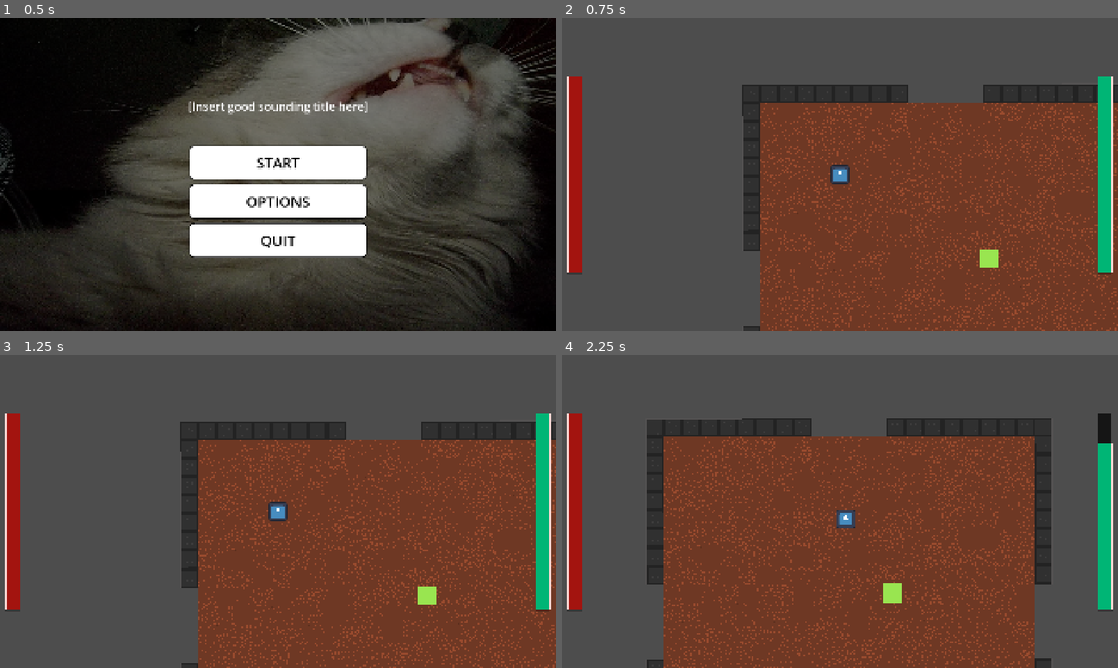
Above: before the commit, frames 1-4 (two rows, left to right).
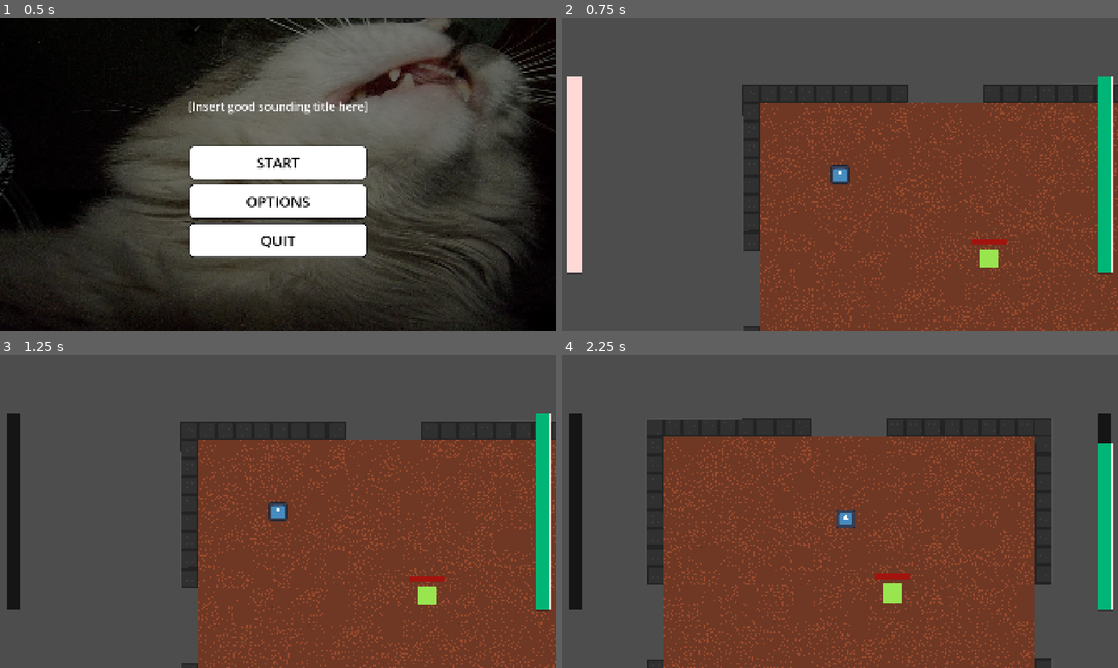
Above: after the commit, the same moments.

Repository: BananerCatter/untitled-roguelike
Game: Godot game, scene res://scenes/main_menu.tscn
The game is run twice, just before and just after one commit, with the same random seed, the same clock (stepped at 60 frames per second) and the same inputs. The engine's default icon, where the game draws it, is replaced by a stand-in: a white triangle on a blue panel in a dark square.
Inputs (mouse positions are in pixels of both pictures, inside the frame that each line leads up to):
- Up to frame 1 (0.5 s): no input
- Up to frame 2 (0.75 s): click "START" at 0.5 s
- Up to frame 3 (1.25 s): no input
- Up to frame 4 (2.25 s): tap Enter at 1.25 s; move the mouse to (962, 495) at 1.27 s; hold D (right) 1.28-2.03 s; tap Shift (dash) at 1.35 s; click (962, 495) at 1.42 s; move the mouse to (728, 527) at 2.02 s; hold S (down) from 2.03 s (still down); tap Alt at 2.1 s

Frame 1 is identical in both runs. In frame 2, 1.6% of the frame differs, in the area x 1-80%, y 18-82%; in frame 3, 1.8%; in frame 4, 1.9%, in the area x 0-63%, y 18-82%.

Commit message:
added a resource for stats

Diff:
--- a/untitled-roguelike/project.godot
+++ b/untitled-roguelike/project.godot
@@ -68,6 +68,11 @@
 ]
 }
 
+[layer_names]
+
+2d_physics/layer_1="enemy_hurtbox"
+2d_physics/layer_2="player_hurtbox"
+
 [physics]
 
 3d/physics_engine="Jolt Physics"
--- /dev/null
+++ b/untitled-roguelike/resources/base_enemy_stats.tres
@@ -0,0 +1,12 @@
+[gd_resource type="Resource" script_class="Stats" format=3 uid="uid://baheirlcclwxy"]
+
+[ext_resource type="Script" uid="uid://cyurnsedhb28p" path="res://scripts/stats.gd" id="1_ckkd7"]
+
+[resource]
+resource_local_to_scene = true
+script = ExtResource("1_ckkd7")
+base_max_health = 300
+base_damage = 20.0
+base_defence = 10.0
+faction = 1
+metadata/_custom_type_script = "uid://cyurnsedhb28p"
--- /dev/null
+++ b/untitled-roguelike/resources/player_stats.tres
@@ -0,0 +1,10 @@
+[gd_resource type="Resource" script_class="Stats" format=3 uid="uid://wvnq8mbo1x63"]
+
+[ext_resource type="Script" uid="uid://cyurnsedhb28p" path="res://scripts/stats.gd" id="1_wld0n"]
+
+[resource]
+script = ExtResource("1_wld0n")
+base_max_health = 300
+base_damage = 20.0
+base_defence = 30.0
+metadata/_custom_type_script = "uid://cyurnsedhb28p"
--- a/untitled-roguelike/scenes/base_enemy.tscn
+++ b/untitled-roguelike/scenes/base_enemy.tscn
@@ -2,6 +2,8 @@
 
 [ext_resource type="Texture2D" uid="uid://bhp2st6ykjigg" path="res://assets/img/animation/Sprite-0001-Sheet.png" id="1_n1jr3"]
 [ext_resource type="Script" uid="uid://d0oqb5705hvbv" path="res://scripts/base_enemy.gd" id="1_sw3va"]
+[ext_resource type="Resource" uid="uid://baheirlcclwxy" path="res://resources/base_enemy_stats.tres" id="2_kegi0"]
+[ext_resource type="Script" uid="uid://dueorwigpeuty" path="res://scripts/progress_bar.gd" id="3_2kb2m"]
 
 [sub_resource type="AtlasTexture" id="AtlasTexture_sw3va"]
 atlas = ExtResource("1_n1jr3")
@@ -54,16 +56,37 @@
 [sub_resource type="CircleShape2D" id="CircleShape2D_2kb2m"]
 radius = 20.0
 
+[sub_resource type="StyleBoxEmpty" id="StyleBoxEmpty_yubou"]
+
+[sub_resource type="StyleBoxFlat" id="StyleBoxFlat_rns2u"]
+content_margin_left = 1.0
+content_margin_top = 1.0
+content_margin_right = 1.0
+content_margin_bottom = 1.0
+bg_color = Color(0.6375204, 0.08052311, 0.059664413, 1)
+
+[sub_resource type="StyleBoxFlat" id="StyleBoxFlat_bt76a"]
+bg_color = Color(0, 0, 0, 0.7294118)
+
+[sub_resource type="StyleBoxFlat" id="StyleBoxFlat_u2dgd"]
+bg_color = Color(0.9981839, 0.84958, 0.83507156, 1)
+expand_margin_left = 1.0
+expand_margin_top = 1.0
+expand_margin_right = 1.0
+expand_margin_bottom = 1.0
+shadow_color = Color(0, 0, 0, 0.27450982)
+shadow_size = 1
+shadow_offset = Vector2(0, 1)
+
 [node name="BaseEnemy" type="CharacterBody2D" unique_id=1743834607 node_paths=PackedStringArray("sprite", "hitbox", "dash_duration", "dash_cooldown", "dash_brake", "enter_area", "exit_area")]
 motion_mode = 1
 script = ExtResource("1_sw3va")
+stats = ExtResource("2_kegi0")
 sprite = NodePath("AnimatedSprite2D")
 max_speed = 100.0
 speed = 100.0
 acceleration = 50.0
 dash_mult = 4.0
-hp = 200
-max_hp = 200
 hitbox = NodePath("CollisionShape2D")
 dash_duration = NodePath("DashDuration")
 dash_cooldown = NodePath("DashCooldown")
@@ -77,6 +100,10 @@
 [node name="AnimatedSprite2D" type="AnimatedSprite2D" parent="." unique_id=329525684]
 sprite_frames = SubResource("SpriteFrames_t1as8")
 animation = &"chase"
+
+[node name="VBoxContainer" type="VBoxContainer" parent="." unique_id=2008966204]
+offset_right = 2.0
+offset_bottom = 600.0
 
 [node name="CollisionShape2D" type="CollisionShape2D" parent="." unique_id=1089423508]
 shape = SubResource("RectangleShape2D_64ljx")
@@ -108,7 +135,51 @@
 [node name="DashBrake" type="Timer" parent="." unique_id=1738423556]
 one_shot = true
 
+[node name="Control" type="Control" parent="." unique_id=1298626049]
+layout_mode = 3
+anchors_preset = 0
+offset_right = 40.0
+offset_bottom = 40.0
+
+[node name="ProgressBar" type="ProgressBar" parent="Control" unique_id=548487250]
+z_index = 1
+custom_minimum_size = Vector2(30, 5)
+layout_mode = 0
+offset_left = -15.0
+offset_top = -17.0
+offset_right = 15.0
+offset_bottom = -12.0
+size_flags_vertical = 1
+theme_override_styles/background = SubResource("StyleBoxEmpty_yubou")
+theme_override_styles/fill = SubResource("StyleBoxFlat_rns2u")
+value = 100.0
+show_percentage = false
+script = ExtResource("3_2kb2m")
+
+[node name="Timer" type="Timer" parent="Control/ProgressBar" unique_id=1982625604]
+wait_time = 0.5
+one_shot = true
+autostart = true
+
+[node name="DamageBar" type="ProgressBar" parent="Control/ProgressBar" unique_id=188511693]
+z_index = -1
+custom_minimum_size = Vector2(30, 5)
+layout_mode = 1
+anchors_preset = 15
+anchor_right = 1.0
+anchor_bottom = 1.0
+offset_bottom = -541.0
+grow_horizontal = 2
+grow_vertical = 2
+size_flags_vertical = 1
+theme_override_styles/background = SubResource("StyleBoxFlat_bt76a")
+theme_override_styles/fill = SubResource("StyleBoxFlat_u2dgd")
+value = 100.0
+fill_mode = 3
+show_percentage = false
+
 [connection signal="body_entered" from="EnterArea" to="." method="_on_enter_area_body_entered"]
 [connection signal="body_exited" from="EnterArea" to="." method="_on_enter_area_body_exited"]
 [connection signal="body_exited" from="ExitArea" to="." method="_on_exit_area_body_exited"]
 [connection signal="body_exited" from="StopArea" to="." method="_on_exit_area_body_exited"]
+[connection signal="timeout" from="Control/ProgressBar/Timer" to="Control/ProgressBar" method="_on_timer_timeout"]
--- a/untitled-roguelike/scenes/main.tscn
+++ b/untitled-roguelike/scenes/main.tscn
@@ -6,6 +6,7 @@
 [ext_resource type="Texture2D" uid="uid://b3wlypjd8o0si" path="res://assets/img/tiles/tileset2.png" id="2_sugp2"]
 [ext_resource type="PackedScene" uid="uid://1mbjqqv607qo" path="res://scenes/game_ui.tscn" id="4_jyhfs"]
 [ext_resource type="PackedScene" uid="uid://fp7f7gtsbfy7" path="res://scenes/base_enemy.tscn" id="6_tefeu"]
+[ext_resource type="Script" uid="uid://cyurnsedhb28p" path="res://scripts/stats.gd" id="7_o6xl0"]
 
 [sub_resource type="TileSetAtlasSource" id="TileSetAtlasSource_sugp2"]
 texture = ExtResource("2_0wfyh")
@@ -438,6 +439,15 @@
 sources/1 = SubResource("TileSetAtlasSource_jyhfs")
 sources/0 = SubResource("TileSetAtlasSource_sugp2")
 
+[sub_resource type="Resource" id="Resource_tipki"]
+resource_local_to_scene = true
+script = ExtResource("7_o6xl0")
+base_max_health = 300
+base_damage = 20.0
+base_defence = 10.0
+faction = 1
+metadata/_custom_type_script = "uid://cyurnsedhb28p"
+
 [node name="main" type="Node2D" unique_id=1012450263]
 rotation = -0.0014160064
 script = ExtResource("1_tbgi4")
@@ -455,5 +465,6 @@
 
 [node name="BaseEnemy" parent="." unique_id=1743834607 instance=ExtResource("6_tefeu")]
 position = Vector2(837.4016, 423.1862)
+stats = SubResource("Resource_tipki")
 
 [connection signal="on_death" from="Player" to="." method="_on_player_on_death"]
--- a/untitled-roguelike/scenes/player.tscn
+++ b/untitled-roguelike/scenes/player.tscn
@@ -2,6 +2,7 @@
 
 [ext_resource type="Texture2D" uid="uid://dtacd5ompcr4w" path="res://icon.svg" id="1_3vyb7"]
 [ext_resource type="Script" uid="uid://ctvnrgd2he8u8" path="res://scripts/player.gd" id="1_g2els"]
+[ext_resource type="Resource" uid="uid://wvnq8mbo1x63" path="res://resources/player_stats.tres" id="2_qhqgy"]
 
 [sub_resource type="SpriteFrames" id="SpriteFrames_b013q"]
 animations = [{
@@ -19,11 +20,10 @@
 
 [node name="Player" type="CharacterBody2D" unique_id=1112876604 node_paths=PackedStringArray("hitbox", "timer", "dash_cooldown", "stamina_cooldown")]
 script = ExtResource("1_g2els")
+stats = ExtResource("2_qhqgy")
 max_speed = 200.0
 speed = 200.0
 dash_mult = 1.5
-hp = 300
-max_hp = 300
 hitbox = NodePath("hitbox")
 acceleration = 500.0
 timer = NodePath("DashTime")
--- a/untitled-roguelike/scripts/base_enemy.gd
+++ b/untitled-roguelike/scripts/base_enemy.gd
@@ -1,4 +1,6 @@
 extends CharacterBody2D
+
+@export var stats: Stats
 
 @onready var player: CharacterBody2D = get_parent().get_node("Player")
 @export var sprite: AnimatedSprite2D
@@ -6,8 +8,7 @@
 @export var speed: float
 @export var acceleration: float
 @export var dash_mult: float
-@export var hp: int
-@export var max_hp: int
+
 
 @export var hitbox: CollisionShape2D
 
--- /dev/null
+++ b/untitled-roguelike/scripts/hitbox.gd
@@ -0,0 +1,30 @@
+class_name hitbox extends Area2D
+
+# uncomment this when we have actual stats, for now just use an int for damage
+# var attacker_stats: Stats
+var attacker_damage: int
+var hitbox_lifetime: float
+var shape: Shape2D
+
+func _init(_attacker_damage: int, _hitbox_lifetime: float, _shape: Shape2D) -> void:
+	attacker_damage=_attacker_damage
+	hitbox_lifetime=_hitbox_lifetime
+	shape=_shape
+func _ready():
+	monitorable= false
+	area_entered.connect(_on_area_entered)
+
+	if hitbox_lifetime > 0.0:
+		var new_timer = Timer.new()
+		add_child(new_timer)
+		new_timer.timeout.connect(queue_free)
+		new_timer.call_deferred("start", hitbox_lifetime)
+	if shape:
+		var collision_shape = CollisionShape2D.new()
+		collision_shape.shape = shape
+		add_child(collision_shape)
+	set_collision_layer_value(1,false)
+	set_collision_mask_value(1,false)
+
+func _on_area_entered(area: Area2D):
+	pass
--- a/untitled-roguelike/scripts/player.gd
+++ b/untitled-roguelike/scripts/player.gd
@@ -4,11 +4,13 @@
 signal hp_changed(hp_value: float)
 signal stamina_changed(stamina_value:float)
 
+@export var stats: Stats
+
 @export var max_speed: float
 @export var speed: float
 @export var dash_mult: float
-@export var hp: int
-@export var max_hp: int
+var hp: int
+var max_hp: int
 @export var hitbox: CollisionShape2D
 @export var acceleration: float
 @export var timer: Timer
@@ -18,6 +20,8 @@
 @export var max_stamina: float
 @export var stamina_cooldown: Timer
 @export var stamina_recovery: float
+
+var faction = stats.factions
 #For now, the state machine is kinda pointless, but it will save us a looottt of time in the future, Ik we gotta work a lot of hours but we need to make these hours count !!!
 #-----------------------------------------------------------------------------------------------------------------
 enum States {IDLE, MOVING, DASH}
@@ -55,22 +59,23 @@
 				enter_dash()
 #-----------------------------------------------------------------------------------------------------------------
 func _ready() -> void:
-	max_hp=hp
+	print (faction)
+	max_hp=stats.current_max_health
 	@warning_ignore("integer_division")
-	hp_changed.emit((hp*100)/max_hp)
+	hp_changed.emit((stats.health*100)/stats.current_max_health)
 	stamina_changed.emit((stamina*100/max_stamina))
 func take_damage(damage:int) -> void:
-	hp-=damage
+	stats.health-=damage
 	@warning_ignore("integer_division")
-	hp_changed.emit((hp*100)/max_hp)
+	hp_changed.emit((stats.health*100)/max_hp)
 
 func heal(damage:int) -> void:
-	if(hp+damage>max_hp):
-		hp=max_hp
+	if(stats.health+damage>max_hp):
+		stats.health=max_hp
 	else:
-		hp+=damage
+		stats.health+=damage
 	@warning_ignore("integer_division")
-	hp_changed.emit((hp*100)/max_hp)
+	hp_changed.emit((stats.health*100)/max_hp)
 
 
 func _input(event: InputEvent) -> void:
@@ -146,7 +151,7 @@
 
 			speed = move_toward(speed, max_speed*dash_mult, acceleration*delta*dash_mult)
 
-	if(hp<=0):
+	if(stats.health<=0):
 		on_death.emit()
 
 	if stamina_cooldown.is_stopped() && stamina<max_stamina:
--- /dev/null
+++ b/untitled-roguelike/scripts/stats.gd
@@ -0,0 +1,29 @@
+extends Resource
+#how do i resource im scared
+class_name Stats
+signal  on_death()
+signal  health_changed(current_health: int, max_health: int)
+@export var base_max_health: int
+@export var base_damage: float
+@export var base_defence: float
+@export var faction: factions
+enum factions {PLAYER,ENEMY}
+#will be relevant once I add a leveling system
+var current_max_health: int
+var current_damage: float
+var current_defence: float
+
+var health: int =base_max_health: set = _on_health_set
+
+func _init() -> void:
+
+	setup_stats.call_deferred()
+
+func setup_stats() -> void:
+	current_max_health=base_max_health
+	health=current_max_health
+func _on_health_set(new_value:int):
+	health=clampi(new_value,0,current_max_health)
+	if health <= 0:
+		on_death.emit()
+	health_changed.emit(health,current_max_health)
Not shown, added: untitled-roguelike/scripts/hitbox.gd.uid
Not shown, added: untitled-roguelike/scripts/stats.gd.uid
